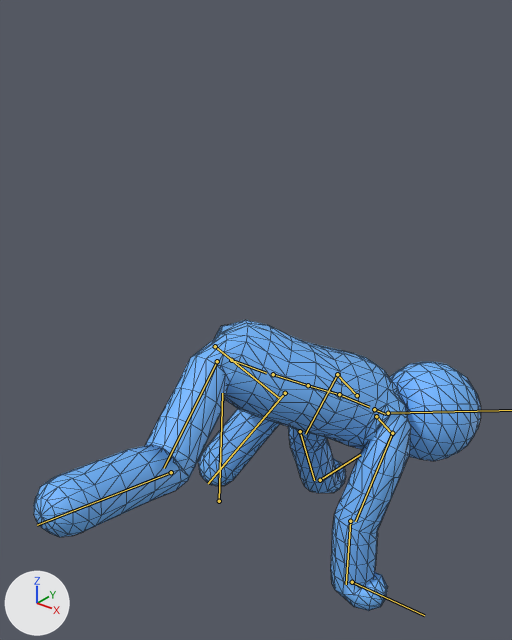
Before and after pictures for a commit that changed the glTF model data/characters/polyone_stick_man/StickMan.glb.
Before and after are seen from a camera (50 mm lens) standing at (1.248, -1.437, 1.874) and looking at (0.056, 0.052, 0.951). Lighting does not change. The marker at lower left points along +X, +Y and +Z. The first picture is the older version. Both versions are drawn at frame 32 of the action 'special_jumping_roll_attack'; the numbers are the values there. The bones that change, and the others that lie on the model, are drawn over the model as lines. Mesh edges are drawn as thin lines.
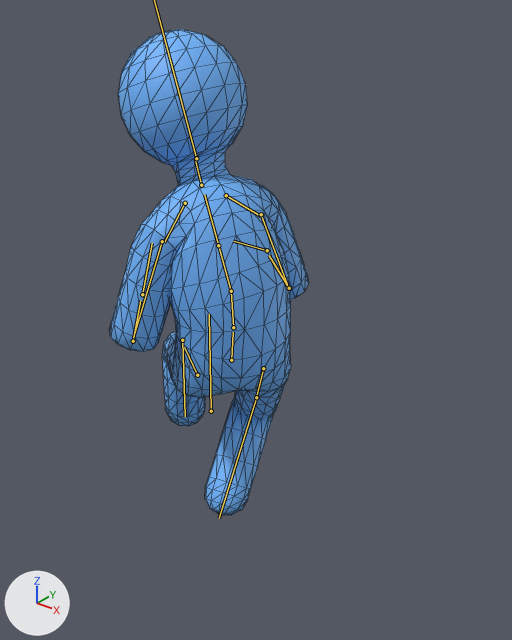
Pixel boxes (x1, y1, x2, y2) of what changed, in the pictures (512 x 640 px):
'Object_6', posed (55% narrower, 67% taller): before (34, 320, 481, 611); after (109, 29, 309, 515)
bone 'Root_00', root to tip: before (231, 360) to (266, 373); after (231, 360) to (233, 332)
bone 'Spine_01', root to tip: before (273, 374) to (308, 385); after (233, 327) to (231, 291)
bone 'Spine1_02', root to tip: before (308, 385) to (339, 394); after (231, 291) to (218, 245)
bone 'Spine2_03', root to tip: before (339, 394) to (369, 407); after (218, 245) to (204, 194)
bone 'Neck_04', root to tip: before (374, 409) to (386, 414); after (201, 185) to (195, 159)
bone 'LeftShoulder_07', root to tip: before (357, 395) to (336, 374); after (185, 203) to (164, 243)
bone 'LeftArm_08', root to tip: before (337, 374) to (305, 434); after (162, 241) to (133, 337)
bone 'LeftForeArm_09', root to tip: before (300, 431) to (314, 480); after (133, 341) to (140, 300)
bone 'LeftHand_010', root to tip: before (320, 480) to (360, 454); after (142, 294) to (152, 243)
bone 'RightShoulder_011', root to tip: before (376, 416) to (391, 432); after (226, 195) to (260, 216)
bone 'RightArm_012', root to tip: before (392, 433) to (355, 521); after (261, 214) to (287, 284)
bone 'RightForeArm_013', root to tip: before (350, 521) to (346, 584); after (289, 288) to (269, 255)
bone 'RightHand_014', root to tip: before (352, 582) to (424, 615); after (267, 250) to (233, 241)
bone 'LeftUpLeg_015', root to tip: before (215, 346) to (279, 398); after (197, 375) to (184, 347)
bone 'LeftLeg_016', root to tip: before (285, 393) to (208, 483); after (182, 340) to (185, 416)
bone 'RightUpLeg_018', root to tip: before (217, 361) to (164, 468); after (263, 368) to (254, 404)
bone 'RightLeg_019', root to tip: before (171, 472) to (37, 525); after (256, 397) to (219, 518)

Diff of the bpy script that builds the scene:
```diff
--- a/data/characters/polyone_stick_man/StickMan.glb.py
+++ b/data/characters/polyone_stick_man/StickMan.glb.py
@@ bone_root_00 @@
 bone_root_00 = bpy.data.objects['Object_3'].pose.bones['Root_00']  # child of '_rootJoint'
-bone_root_00.rotation_quaternion = (-0.32, -0.256, -0.453, 0.792)  # degrees (-50, 44, -157)
+bone_root_00.rotation_quaternion = (0.422, -0.064, -0.896, -0.125)  # degrees (-16, -129, -1)
@@ bone_spine_01 @@
 bone_spine_01 = bpy.data.objects['Object_3'].pose.bones['Spine_01']  # child of 'Root_00'
-bone_spine_01.rotation_quaternion = (0.996, 0.004, 0.019, -0.092)  # degrees (0, 2, -11)
+bone_spine_01.rotation_quaternion = (0.992, 0.113, 0.04, -0.032)  # degrees (13, 5, -3)
@@ bone_spine1_02 @@
 bone_spine1_02 = bpy.data.objects['Object_3'].pose.bones['Spine1_02']  # child of 'Spine_01'
-bone_spine1_02.rotation_quaternion = (0.992, 0.022, 0.025, -0.118)  # degrees (2, 3, -14)
+bone_spine1_02.rotation_quaternion = (0.983, 0.165, 0.05, -0.058)  # degrees (19, 7, -6)
@@ bone_spine2_03 @@
 bone_spine2_03 = bpy.data.objects['Object_3'].pose.bones['Spine2_03']  # child of 'Spine1_02'
-bone_spine2_03.rotation_quaternion = (0.997, 0.055, 0.047, -0.012)  # degrees (6, 5, -1)
+bone_spine2_03.rotation_quaternion = (0.988, 0.123, 0.079, 0.045)  # degrees (15, 8, 6)
@@ bone_neck_04 @@
 bone_neck_04 = bpy.data.objects['Object_3'].pose.bones['Neck_04']  # child of 'Spine2_03'
-bone_neck_04.rotation_quaternion = (0.999, -0.006, 0.005, -0.05)  # degrees (-1, 1, -6)
+bone_neck_04.rotation_quaternion = (0.99, -0.092, 0.101, -0.035)  # degrees (-11, 11, -5)
@@ bone_head_05 @@
 bone_head_05 = bpy.data.objects['Object_3'].pose.bones['Head_05']  # child of 'Neck_04'
-bone_head_05.rotation_quaternion = (0.954, -0.206, -0.165, 0.143)  # degrees (-27, -15, 21)
+bone_head_05.rotation_quaternion = (0.971, -0.02, 0.235, -0.031)  # degrees (-3, 27, -4)
@@ bone_leftshoulder_07 @@
 bone_leftshoulder_07 = bpy.data.objects['Object_3'].pose.bones['LeftShoulder_07']  # child of 'Spine2_03'
-bone_leftshoulder_07.rotation_quaternion = (0.996, -0.086, -0.005, -0.008)  # degrees (-10, -1, -1)
+bone_leftshoulder_07.rotation_quaternion = (0.963, 0.266, 0.038, 0.031)  # degrees (31, 3, 5)
@@ bone_leftarm_08 @@
 bone_leftarm_08 = bpy.data.objects['Object_3'].pose.bones['LeftArm_08']  # child of 'LeftShoulder_07'
-bone_leftarm_08.rotation_quaternion = (0.577, 0.266, -0.538, 0.554)  # degrees (-46, -66, 119)
+bone_leftarm_08.rotation_quaternion = (0.913, 0.254, -0.061, 0.313)  # degrees (26, -16, 34)
@@ bone_leftforearm_09 @@
 bone_leftforearm_09 = bpy.data.objects['Object_3'].pose.bones['LeftForeArm_09']  # child of 'LeftArm_08'
-bone_leftforearm_09.rotation_quaternion = (0.954, 0.011, 0.0, 0.3)  # degrees (1, 0, 35)
+bone_leftforearm_09.rotation_quaternion = (0.699, 0.027, 0.0, 0.714)  # degrees (2, -2, 91)
@@ bone_lefthand_010 @@
 bone_lefthand_010 = bpy.data.objects['Object_3'].pose.bones['LeftHand_010']  # child of 'LeftForeArm_09'
-bone_lefthand_010.rotation_quaternion = (0.742, -0.593, 0.243, 0.194)  # degrees (-77, 36, 0)
+bone_lefthand_010.rotation_quaternion = (0.963, -0.046, 0.216, 0.152)  # degrees (-1, 26, 18)
@@ bone_rightshoulder_011 @@
 bone_rightshoulder_011 = bpy.data.objects['Object_3'].pose.bones['RightShoulder_011']  # child of 'Spine2_03'
-bone_rightshoulder_011.rotation_quaternion = (0.995, 0.016, 0.085, 0.043)  # degrees (2, 10, 5)
+bone_rightshoulder_011.rotation_quaternion = (0.98, 0.155, -0.038, -0.12)  # degrees (18, -2, -14)
@@ bone_rightarm_012 @@
 bone_rightarm_012 = bpy.data.objects['Object_3'].pose.bones['RightArm_012']  # child of 'RightShoulder_011'
-bone_rightarm_012.rotation_quaternion = (0.512, 0.489, 0.511, -0.487)  # degrees (108, 90, 21)
+bone_rightarm_012.rotation_quaternion = (0.828, 0.353, 0.421, -0.113)  # degrees (51, 51, 10)
@@ bone_rightforearm_013 @@
 bone_rightforearm_013 = bpy.data.objects['Object_3'].pose.bones['RightForeArm_013']  # child of 'RightArm_012'
-bone_rightforearm_013.rotation_quaternion = (0.98, 0.008, 0.0, -0.2)  # degrees (1, 0, -23)
+bone_rightforearm_013.rotation_quaternion = (0.784, 0.023, 0.0, -0.62)  # degrees (2, 2, -77)
@@ bone_righthand_014 @@
 bone_righthand_014 = bpy.data.objects['Object_3'].pose.bones['RightHand_014']  # child of 'RightForeArm_013'
-bone_righthand_014.rotation_quaternion = (0.739, -0.592, -0.185, -0.264)  # degrees (-73, -36, -12)
+bone_righthand_014.rotation_quaternion = (0.963, 0.182, -0.196, 0.038)  # degrees (21, -23, 0)
@@ bone_leftupleg_015 @@
 bone_leftupleg_015 = bpy.data.objects['Object_3'].pose.bones['LeftUpLeg_015']  # child of 'Root_00'
-bone_leftupleg_015.rotation_quaternion = (0.194, 0.953, -0.196, 0.123)  # degrees (160, -18, -20)
+bone_leftupleg_015.rotation_quaternion = (0.856, 0.512, -0.065, -0.032)  # degrees (62, -4, -7)
@@ bone_leftleg_016 @@
 bone_leftleg_016 = bpy.data.objects['Object_3'].pose.bones['LeftLeg_016']  # child of 'LeftUpLeg_015'
-bone_leftleg_016.rotation_quaternion = (0.753, -0.654, -0.064, -0.031)  # degrees (-82, -8, 2)
+bone_leftleg_016.rotation_quaternion = (0.877, -0.477, 0.042, 0.031)  # degrees (-57, 6, 1)
@@ bone_rightupleg_018 @@
 bone_rightupleg_018 = bpy.data.objects['Object_3'].pose.bones['RightUpLeg_018']  # child of 'Root_00'
-bone_rightupleg_018.rotation_quaternion = (-0.747, -0.558, 0.003, 0.363)  # degrees (66, 24, -36)
+bone_rightupleg_018.rotation_quaternion = (-0.955, -0.203, -0.214, -0.019)  # degrees (26, 24, 8)
@@ bone_rightleg_019 @@
 bone_rightleg_019 = bpy.data.objects['Object_3'].pose.bones['RightLeg_019']  # child of 'RightUpLeg_018'
-bone_rightleg_019.rotation_quaternion = (0.914, -0.396, 0.021, -0.081)  # degrees (-47, -2, -9)
+bone_rightleg_019.rotation_quaternion = (0.78, -0.623, 0.056, -0.034)  # degrees (-77, 3, -7)
```
